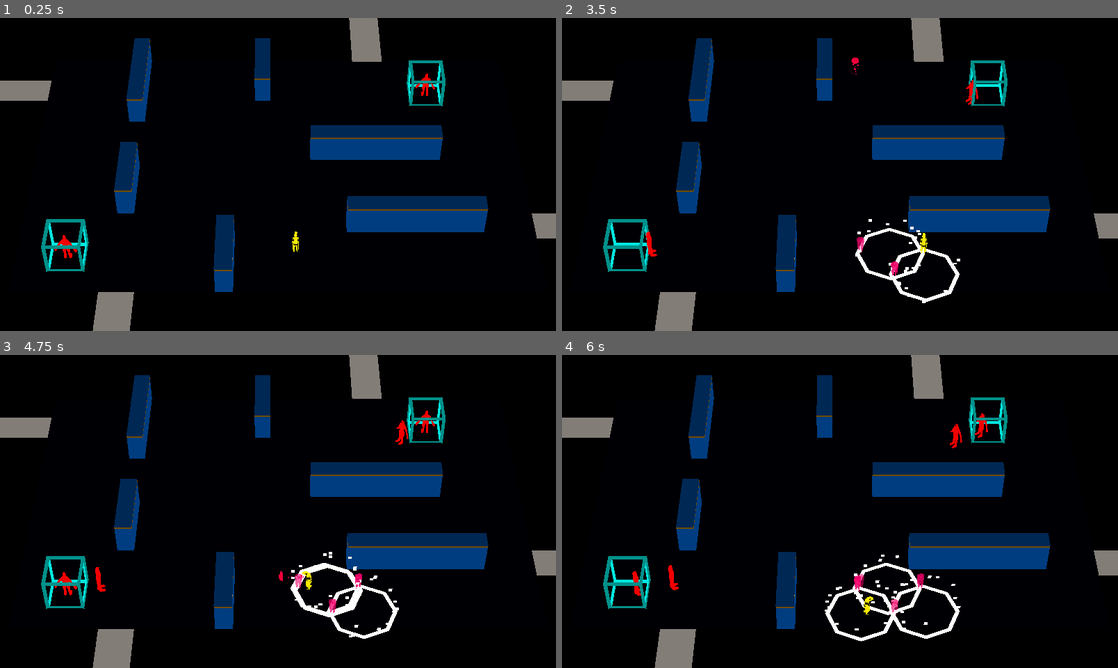
Above: before the commit, frames 1-4 (two rows, left to right).
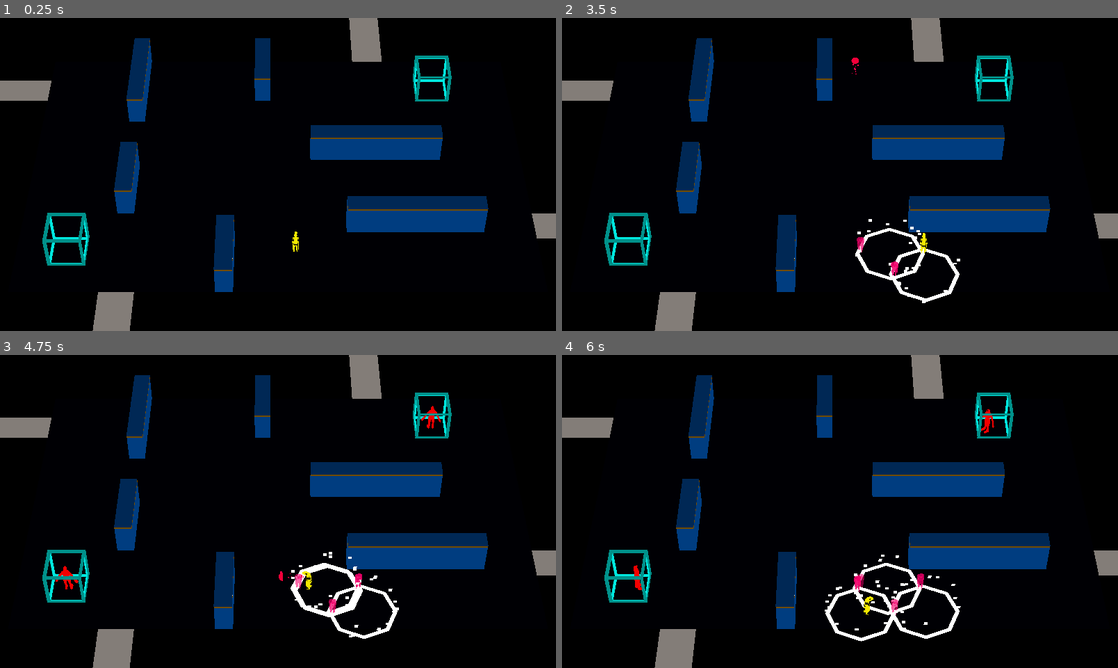
Above: after the commit, the same moments.

Repository: ralabate/30ddl
Game: Godot game, scene res://main.tscn
Two runs of this game, one before a commit and one after it. Both use one fixed random seed, a clock stepped at 60 frames per second and the inputs below.
Inputs:
- Up to frame 1 (0.25 s): no input
- Up to frame 2 (3.5 s): tap Enter (ui_accept) at 0.5, 0.77, 1.52, 3.02 s; hold Right (ui_right) 0.53-1.28 s; tap S (player_decoy) at 0.6, 2.1 s; hold Down (ui_down) 1.28-2.03 s; tap A (player_mine) at 1.35, 2.85 s; hold Right (ui_right) 2.03-2.78 s; hold Up (ui_up) from 2.78 s (still down)
- Up to frame 3 (4.75 s): release Up (ui_up) at 3.53 s; hold Left (ui_left) from 3.53 s (still down); tap S (player_decoy) at 3.6 s; tap Enter (ui_accept) at 3.77, 4.52 s; tap A (player_mine) at 4.35 s
- Up to frame 4 (6 s): release Left (ui_left) at 5.03 s; hold Down (ui_down) 5.03-5.78 s; tap S (player_decoy) at 5.1 s; hold Right (ui_right) from 5.78 s (still down); tap A (player_mine) at 5.85 s

The runs differ from the first frame. In frame 1, 1.5% of the frame differs, in the area x 7-82%, y 12-82%; in frame 2, 1.5%; in frame 3, 1.6%; in frame 4, 1.6%.

Commit message:
restart the game when we clear out the spawners

Diff:
--- a/gauntlet/badguys/badguy_spawner.gd
+++ b/gauntlet/badguys/badguy_spawner.gd
@@ -2,12 +2,20 @@
 
 
 signal spawned_badguy(position: Vector3)
+signal death
+
+@onready var health_component: HealthComponent = %HealthComponent
 
 
 func _ready() -> void:
 	add_to_group("spawners")
-	spawned_badguy.emit.call_deferred(position)
+	health_component.death.connect(_on_death)
 
 
 func _on_timer_timeout() -> void:
 	spawned_badguy.emit(position)
+
+
+func _on_death() -> void:
+	death.emit()
+	queue_free()
--- a/gauntlet/badguys/badguy_spawner.tscn
+++ b/gauntlet/badguys/badguy_spawner.tscn
@@ -4,7 +4,8 @@
 [ext_resource type="Script" uid="uid://bund4vdf4u4yo" path="res://health_component.gd" id="2_5vgoc"]
 [ext_resource type="PackedScene" uid="uid://dgvjlbbo4hmtw" path="res://badguys/imported/badguy_spawner.glb" id="3_od4cw"]
 
-[sub_resource type="SphereShape3D" id="SphereShape3D_od4cw"]
+[sub_resource type="BoxShape3D" id="BoxShape3D_hvvxq"]
+size = Vector3(2, 2, 2)
 
 [node name="BadguySpawner" type="StaticBody3D"]
 collision_layer = 8
@@ -17,11 +18,12 @@
 autostart = true
 
 [node name="CollisionShape3D" type="CollisionShape3D" parent="."]
-shape = SubResource("SphereShape3D_od4cw")
+shape = SubResource("BoxShape3D_hvvxq")
 
 [node name="HealthComponent" type="Node" parent="."]
+unique_name_in_owner = true
 script = ExtResource("2_5vgoc")
-MAX_HEALTH = 10
+MAX_HEALTH = 1
 metadata/_custom_type_script = "uid://bund4vdf4u4yo"
 
 [node name="badguy_spawner" parent="." instance=ExtResource("3_od4cw")]
--- a/gauntlet/main.gd
+++ b/gauntlet/main.gd
@@ -3,23 +3,24 @@
 
 @onready var badguy_template = preload("res://badguys/badguy.tscn")
 @onready var player_template = preload("res://player/player.tscn")
+@onready var spawner_template = preload("res://badguys/badguy_spawner.tscn")
 @onready var player_spawner = %PlayerSpawner
 
 var player: Player
+var spawner_count: int
 
 
 func _ready() -> void:
-	spawn_player()
-
-	var badguy_spawners = get_tree().get_nodes_in_group("spawners")
-	for spawner in badguy_spawners:
-		spawner.spawned_badguy.connect(_on_spawned_badguy)
-
 	# Wait for the first physics frame so the NavigationServer can sync.
 	await get_tree().physics_frame
 
+	start_game()
+
 
 func spawn_player() -> void:
+	if player != null and not player.is_queued_for_deletion():
+		player.queue_free()
+
 	player = player_template.instantiate()
 	add_child(player)
 	player.position = player_spawner.position
@@ -28,6 +29,27 @@
 	player.mine_spawned.connect(_on_player_spawned_mine)
 	player.decoy_spawned.connect(_on_player_spawned_decoy)
 	player.death.connect(_on_player_died)
+
+
+func start_game() -> void:
+	var bullets = get_tree().get_nodes_in_group("bullets")
+	for bullet in bullets:
+		bullet.queue_free()
+
+	var badguys = get_tree().get_nodes_in_group("badguys")
+	for badguy in badguys:
+		badguy.queue_free()
+
+	var spawner_spawners = get_tree().get_nodes_in_group("spawner_spawners")
+	for spawner_spawner in spawner_spawners:
+		var spawner = spawner_template.instantiate()
+		add_child(spawner)
+		spawner.position = spawner_spawner.position
+		spawner.spawned_badguy.connect(_on_spawned_badguy)
+		spawner.death.connect(_on_spawner_died)
+		spawner_count += 1
+
+		spawn_player()
 
 
 func _on_player_shoot(
@@ -60,16 +82,7 @@
 
 
 func _on_player_died() -> void:
-	# player_reset()
-	spawn_player()
-
-	var bullets = get_tree().get_nodes_in_group("bullets")
-	for bullet in bullets:
-		bullet.queue_free()
-	# badguy_reset()
-	var badguys = get_tree().get_nodes_in_group("badguys")
-	for badguy in badguys:
-		badguy.queue_free()
+	start_game()
 
 
 func _on_decoy_is_done(affected_list: Array[Node3D]) -> void:
@@ -86,3 +99,9 @@
 		add_child(badguy)
 		badguy.target = player
 		badguy.position = position
+
+
+func _on_spawner_died() -> void:
+	spawner_count -= 1
+	if spawner_count <= 0:
+		start_game()
--- a/gauntlet/main.tscn
+++ b/gauntlet/main.tscn
@@ -1,9 +1,8 @@
-[gd_scene load_steps=6 format=3 uid="uid://clsdp2e4yqkji"]
+[gd_scene load_steps=5 format=3 uid="uid://clsdp2e4yqkji"]
 
 [ext_resource type="Script" uid="uid://circq55qpjcvk" path="res://main.gd" id="1_0xm2m"]
 [ext_resource type="PackedScene" uid="uid://c4hm3jsxo7vky" path="res://level/modular_level.tscn" id="4_1bvp3"]
 [ext_resource type="PackedScene" uid="uid://cis78mxrxyjlq" path="res://level/bridge.tscn" id="5_7mycd"]
-[ext_resource type="PackedScene" uid="uid://dcyd6q7bb3k6m" path="res://badguys/badguy_spawner.tscn" id="5_lquwl"]
 
 [sub_resource type="Environment" id="Environment_h2yge"]
 background_mode = 1
@@ -23,12 +22,6 @@
 visible = false
 light_cull_mask = 4294967293
 sky_mode = 1
-
-[node name="BadguySpawner" parent="." instance=ExtResource("5_lquwl")]
-transform = Transform3D(1, 0, 0, 0, 1, 0, 0, 0, 1, 9.57528, 1, -6.54887)
-
-[node name="BadguySpawner2" parent="." instance=ExtResource("5_lquwl")]
-transform = Transform3D(1, 0, 0, 0, 1, 0, 0, 0, 1, -12, 1, 7.451)
 
 [node name="ModularLevel" parent="." instance=ExtResource("4_1bvp3")]
 
@@ -52,6 +45,12 @@
 unique_name_in_owner = true
 transform = Transform3D(1, 0, 0, 0, 1, 0, 0, 0, 1, 1, 1, 7)
 
+[node name="SpawnerSpawner" type="Marker3D" parent="." groups=["spawner_spawners"]]
+transform = Transform3D(1, 0, 0, 0, 1, 0, 0, 0, 1, 10, 1, -7)
+
+[node name="SpawnerSpawner2" type="Marker3D" parent="." groups=["spawner_spawners"]]
+transform = Transform3D(1, 0, 0, 0, 1, 0, 0, 0, 1, -12, 1, 7)
+
 [editable path="EastBridge"]
 [editable path="WestBridge"]
 [editable path="NorthBridge"]
